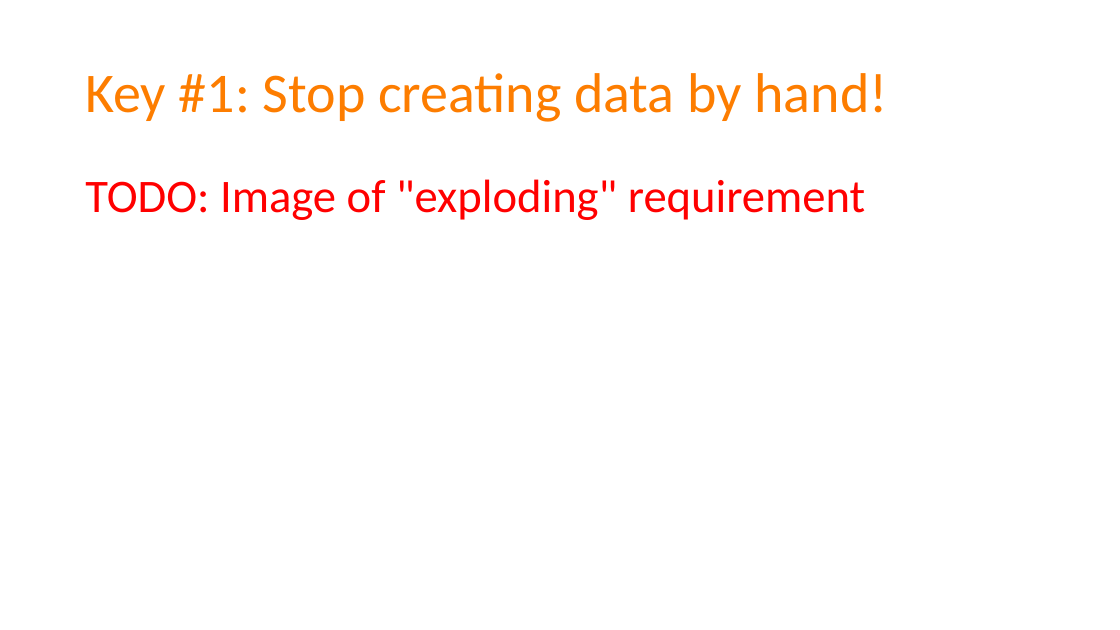
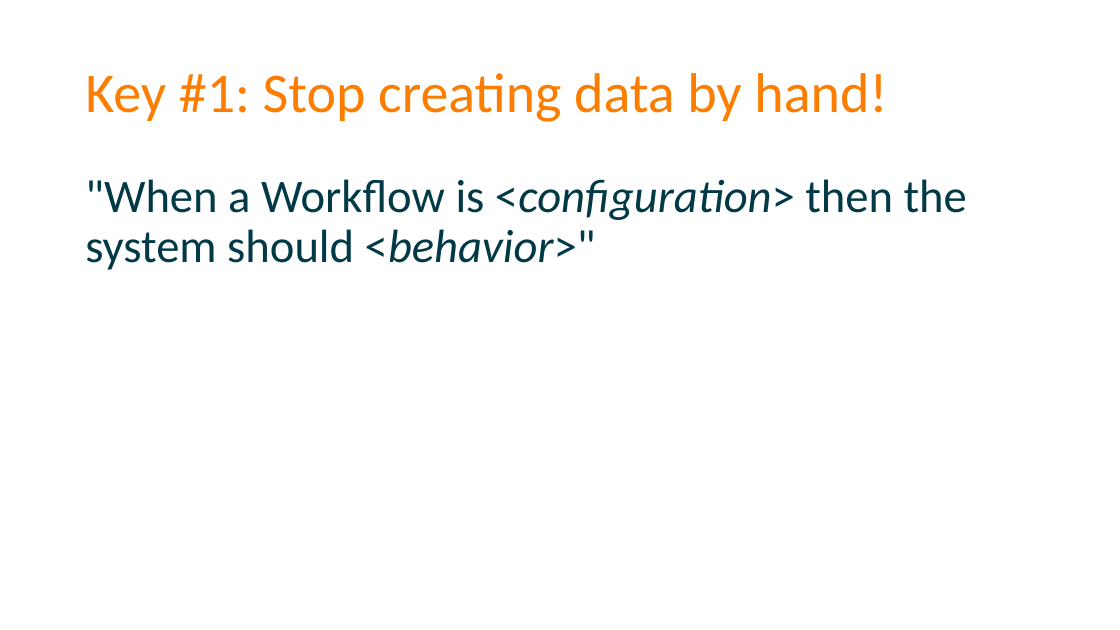
Before and after one commit to spetryjohnson/Talk-Patterns_of_Effective_Test_Setup, a slide deck: slide 44 of POETS - CodeMash 2017.pptx (slide 41 before the commit). Drawn at 1120x630 pixels with LibreOffice and Linux fonts; fonts in the diff are those of the drawing. Boxes give left, top, right and bottom in pixels: in the first picture for what was removed or moved away, otherwise in the second. Text is boxed around its words. In the diff, an @@ line names an element or a change of style, - is before the commit and + after.

```diff
--- a/POETS - CodeMash 2017.pptx
+++ b/POETS - CodeMash 2017.pptx
@@ text at <box>85,179,967,270</box>: text changed; text colour #FF0000 to #013947 @@
-TODO: Image of "exploding" requirement
+"When a Workflow is <configuration> then the system should <behavior>"
```
Also in this commit, not shown: 9 other slides changed, 4 slides added, 9 other files.
